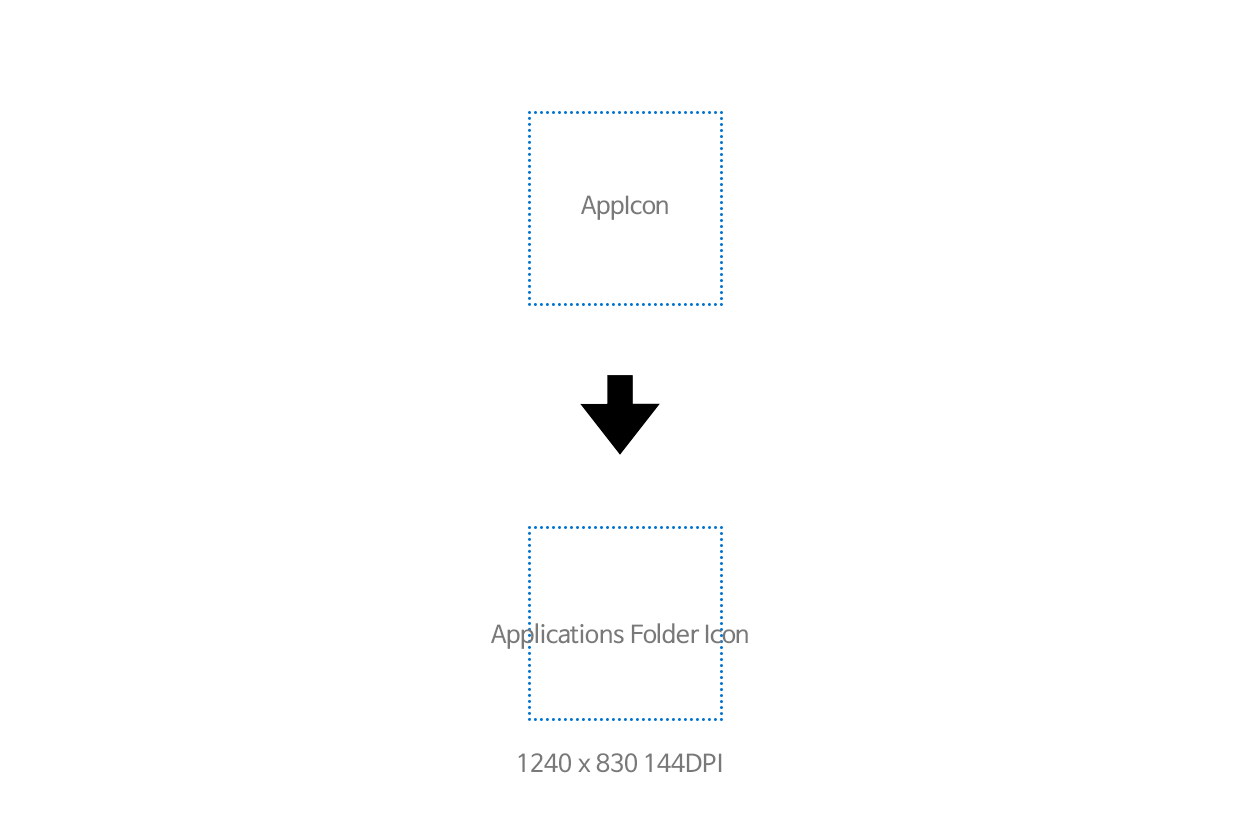
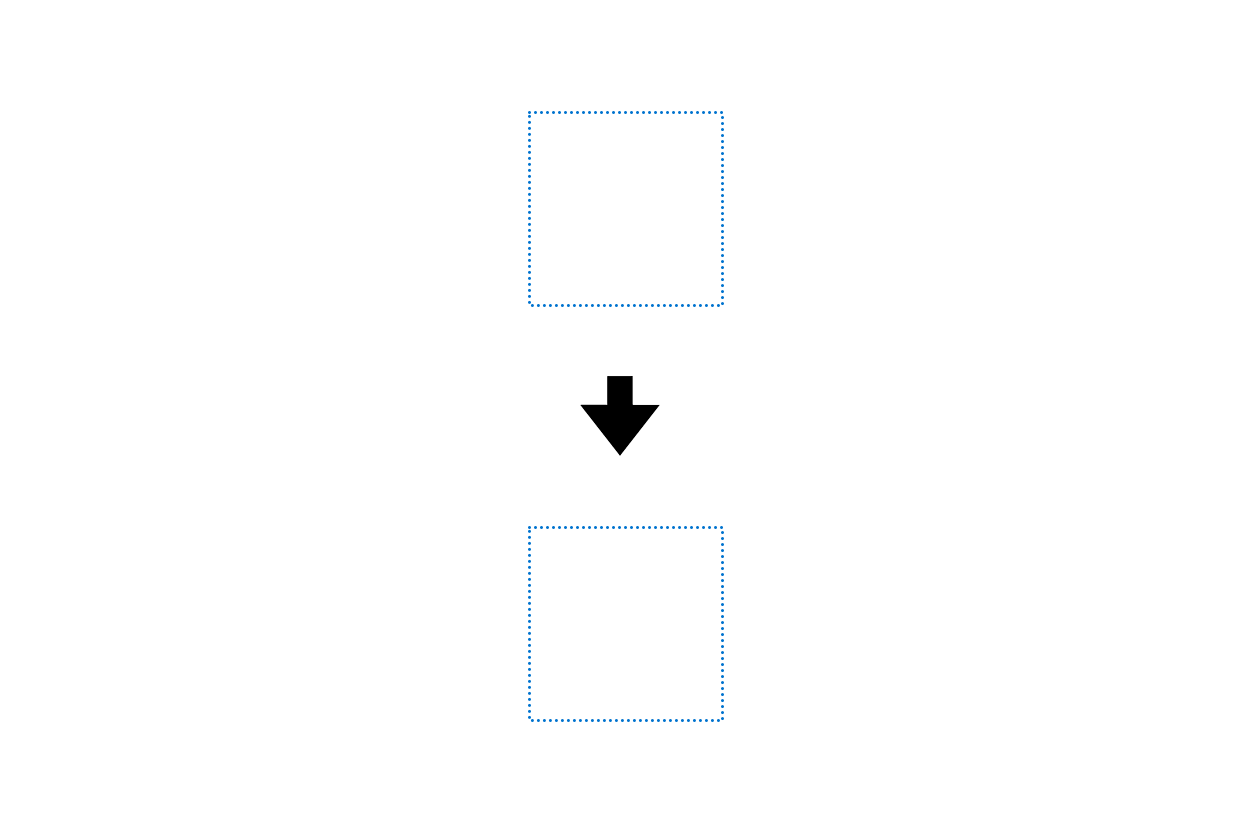
Revision of a layered 1240 x 830 image; what changed, layer by layer:
removed group "Ref" (8 layers) over [491, 111, 748, 773]
removed group "Note" (4 layers) from group "Ref" over [491, 195, 748, 773]
removed layer "1240 x 830 144DPI" from group "Note" over [518, 753, 722, 773]
added layer "Guideline: Applications Folder Icon appears here" above "Guideline: App Icon location here" over [528, 526, 724, 722]
added layer "Guideline: App Icon location here" above "Guideline: Arrow, Center" over [528, 111, 724, 307]
renamed "Arrow" to "Guideline: Arrow, Center", moved it out of group "Note", painted on it over [580, 374, 660, 456]
removed layer "AppIcon" from group "Note" over [581, 195, 668, 220]
removed layer "Applications Folder Icon" from group "Note" over [491, 623, 748, 649]
removed layer "App Icon Location" from group "Ref" over [528, 111, 723, 306]
removed layer "Application Icon Location" from group "Ref" over [528, 526, 723, 721]
removed layer "Background" from group "Ref" over [491, 111, 748, 773]
added layer "Optional: Background Color" over [491, 111, 748, 773]
